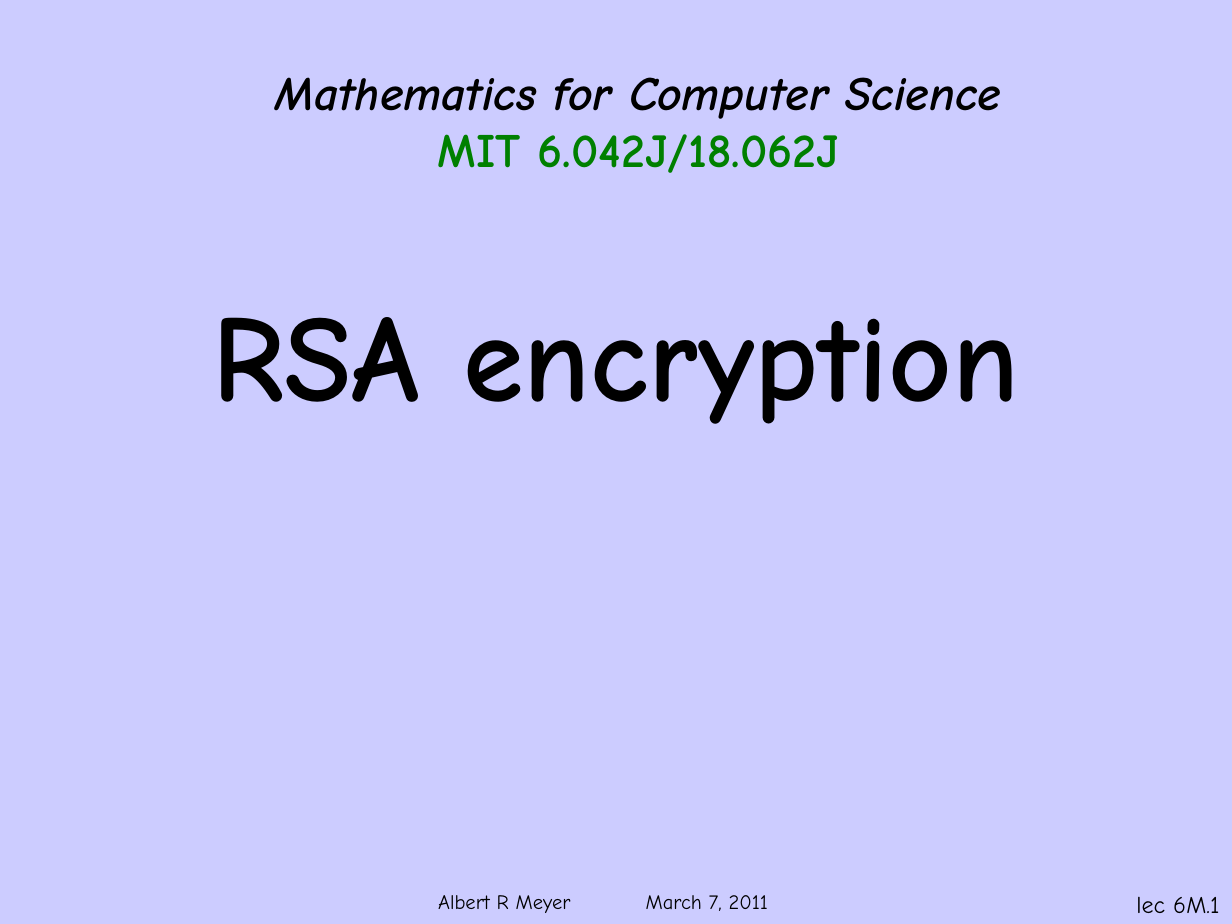
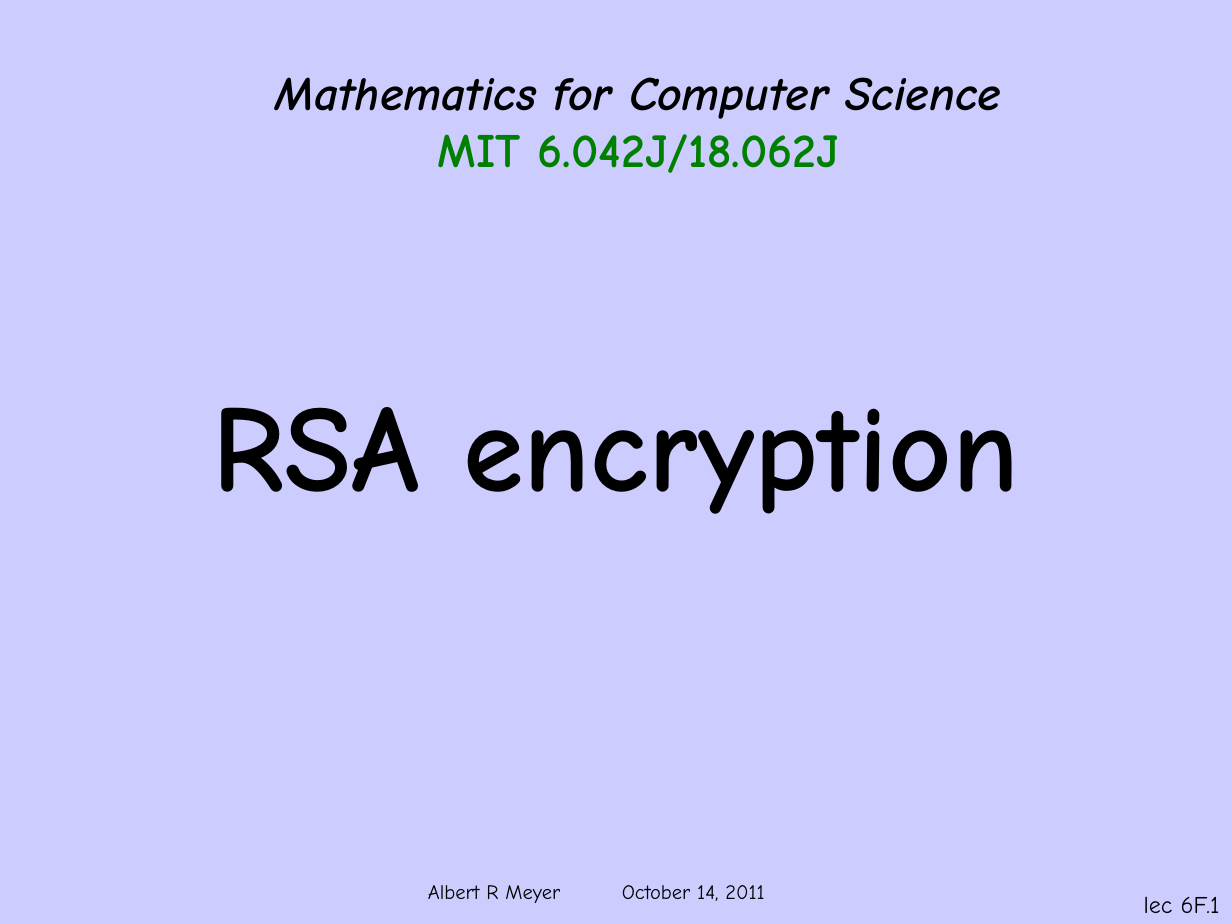
Before and after one commit to armeyer/mcs_web, a slide deck: slide 1 of fall11/slidesF11/slides6f.pptx. Drawn at 1232x924 pixels with LibreOffice and Linux fonts; fonts in the diff are those of the drawing; background and template pictures are left out. Boxes give left, top, right and bottom in pixels: in the first picture for what was removed or moved away, otherwise in the second. Text is boxed around its words. In the diff, an @@ line names an element or a change of style, - is before the commit and + after.

```diff
--- a/fall11/slidesF11/slides6f.pptx
+++ b/fall11/slidesF11/slides6f.pptx
@@ subtitle "RSA encryption": place and size @@
-subtitle "RSA encryption" at [213, 317, 1020, 424]
+subtitle "RSA encryption" at [212, 407, 1019, 514]
@@ text at [428, 885, 764, 903]: text changed @@
-Albert R Meyer March 7, 2011
+Albert R Meyer October 14, 2011
@@ page number at [1144, 897, 1220, 913]: text changed @@
-lec 6M.1
+lec 6F.1
```
Also in this commit, not shown: 23 other slides changed, 1 other file.
